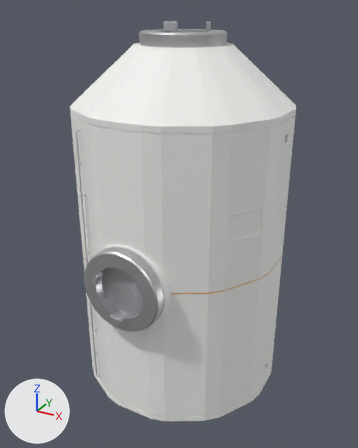
What one commit did to the glTF model models/station/ax_station_01_core_hab.glb.
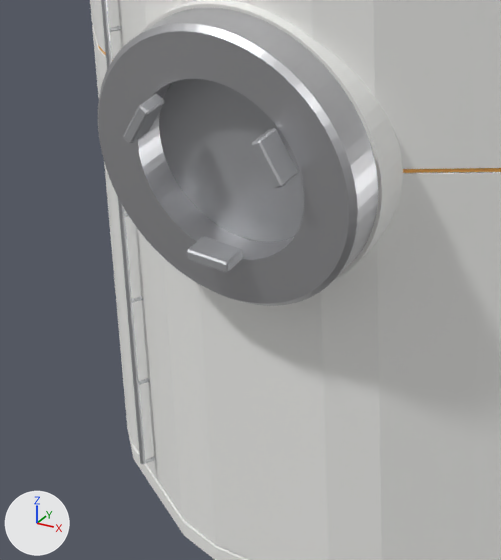
The first picture shows the older version from a 50 mm camera at (4.62, -8.55, 4.69) aimed at (-0.14, 0.1, 0.37). The close-ups show the older and then the newer version on the part from 16% to 56% of the width and 55% to 90% of the height of that picture. Only the edits that show in the close-ups are written down. The lights are fixed; the arrows at lower left show +X, +Y and +Z. Vertices at exactly the same position are counted once.

In view in the first close-up: 'handrails', 'hatch_door_4', 'port_2', 'port_2_pedestal', 'port_2_petals', 'pressure_hull' and 1 more.
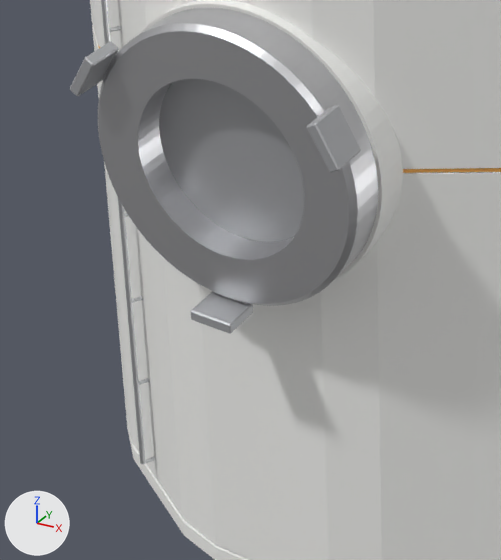
Boxes (x1, y1, x2, y2) around the edits, measured in the close-ups (501 x 560 px):
'port_2_petals', reshaped (66% wider, 63% taller): before (123, 94, 298, 273); after (70, 42, 361, 334)
part 1 of me_ax_station_01_core_hab_port_2_petals, reshaped: before (252, 128, 298, 188); after (307, 105, 361, 173)
part 2 of me_ax_station_01_core_hab_port_2_petals, reshaped: before (123, 94, 165, 143); after (70, 42, 120, 96)
part 3 of me_ax_station_01_core_hab_port_2_petals, added: after (191, 291, 253, 334)
part 4 of me_ax_station_01_core_hab_port_2_petals, deleted: before (187, 236, 243, 273)

Diff of the bpy script that builds the scene:
```diff
--- a/models/station/ax_station_01_core_hab.glb.py
+++ b/models/station/ax_station_01_core_hab.glb.py
@@ me_ax_station_01_core_hab_port_2_petals @@
 # used by ob_port_2_petals; location = (0.0, 0.0, 0.0)
-me_ax_station_01_core_hab_port_2_petals.from_pydata(...)  # 72 vertices, 132 faces; spans x -0.485..0.485, y -2.544..-2.39, z -0.492..0.352
+me_ax_station_01_core_hab_port_2_petals.from_pydata(...)  # 162 vertices, 312 faces; spans x -0.812..0.812, y -2.544..-2.3, z -0.868..0.541
+# me_ax_station_01_core_hab_port_2_petals part 1: 24 vertices removed from x 0.311..0.485, y -2.544..-2.39, z 0.108..0.352; 54 vertices added at x 0.633..0.812, y -2.544..-2.3, z 0.295..0.541
+# me_ax_station_01_core_hab_port_2_petals part 2: 24 vertices removed from x -0.485..-0.311, y -2.544..-2.39, z 0.108..0.352; 54 vertices added at x -0.812..-0.633, y -2.544..-2.3, z 0.295..0.541
+# me_ax_station_01_core_hab_port_2_petals part 3: 54 vertices added at x -0.128..0.128, y -2.544..-2.3, z -0.868..-0.788
+# me_ax_station_01_core_hab_port_2_petals part 4: 24 vertices removed from x -0.128..0.128, y -2.544..-2.39, z -0.492..-0.428
 me_ax_station_01_core_hab_port_2_petals.materials.append(mat_grey)
```
